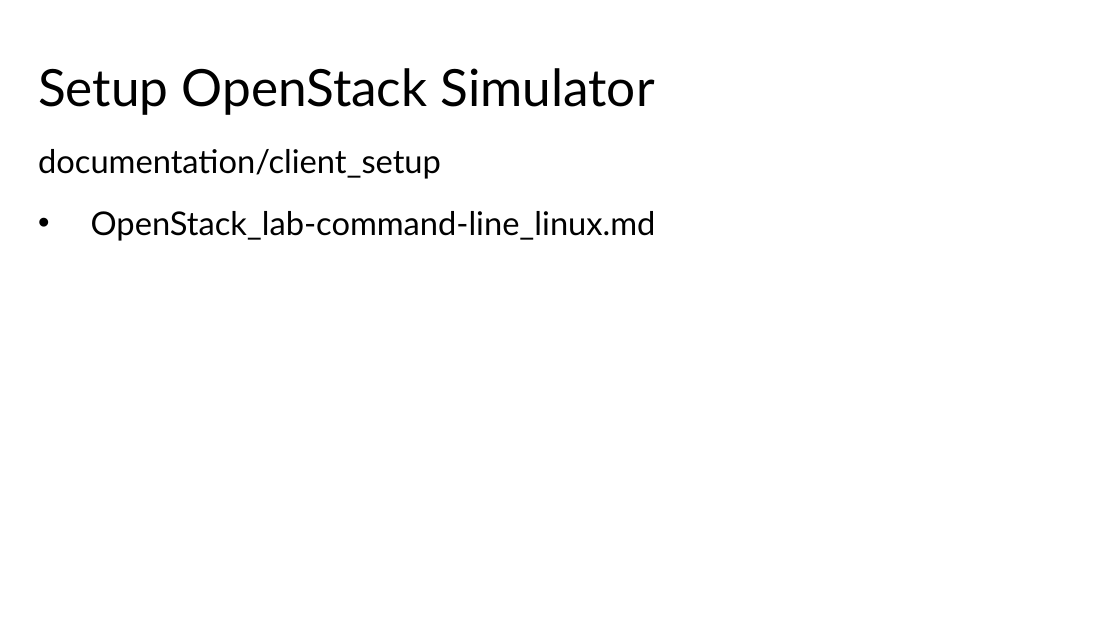
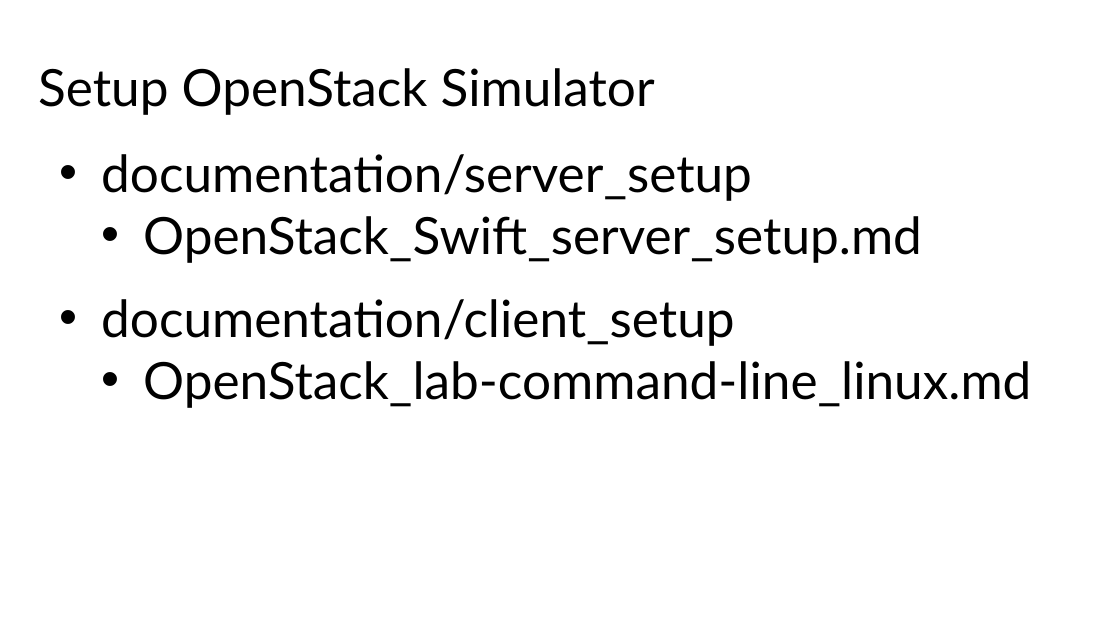
Before and after one commit to rbeede/pen-testing-cloud-apis, a slide deck: slide 14 of workshop_event/Pen-Testing Cloud REST APIs - 2025.pptx. Drawn at 1120x630 pixels with LibreOffice and Linux fonts; fonts in the diff are those of the drawing. Boxes give left, top, right and bottom in pixels: in the first picture for what was removed or moved away, otherwise in the second. Text is boxed around its words. In the diff, an @@ line names an element or a change of style, - is before the commit and + after.

```diff
--- a/workshop_event/Pen-Testing Cloud REST APIs - 2025.pptx
+++ b/workshop_event/Pen-Testing Cloud REST APIs - 2025.pptx
@@ text at (x1=101, y1=154, x2=922, y2=263): paragraphs added @@
+• documentation/server_setup
+  • OpenStack_Swift_server_setup.md
@@ text at (x1=101, y1=299, x2=1031, y2=408): size 28 to 44 pt in "documentation/client_setup", "OpenStack_lab-command-line_linux.md"; bullet none to •; list level 1 to 2 in "OpenStack_lab-command-line_linux.md" @@
```
